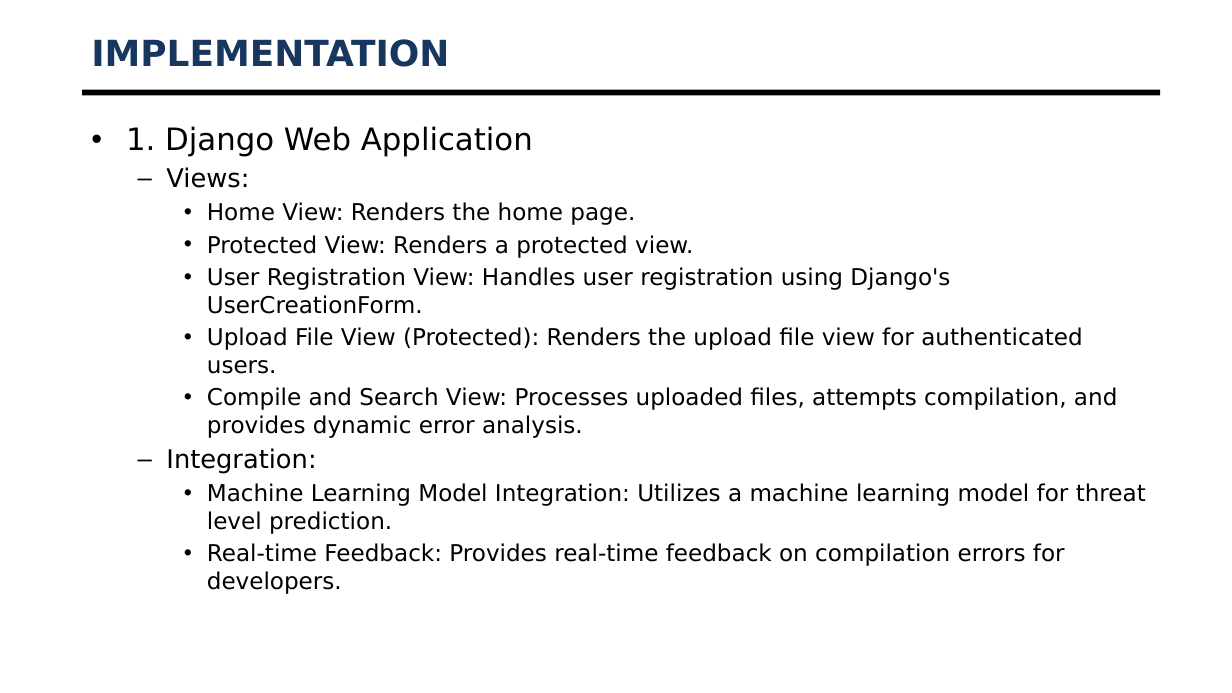
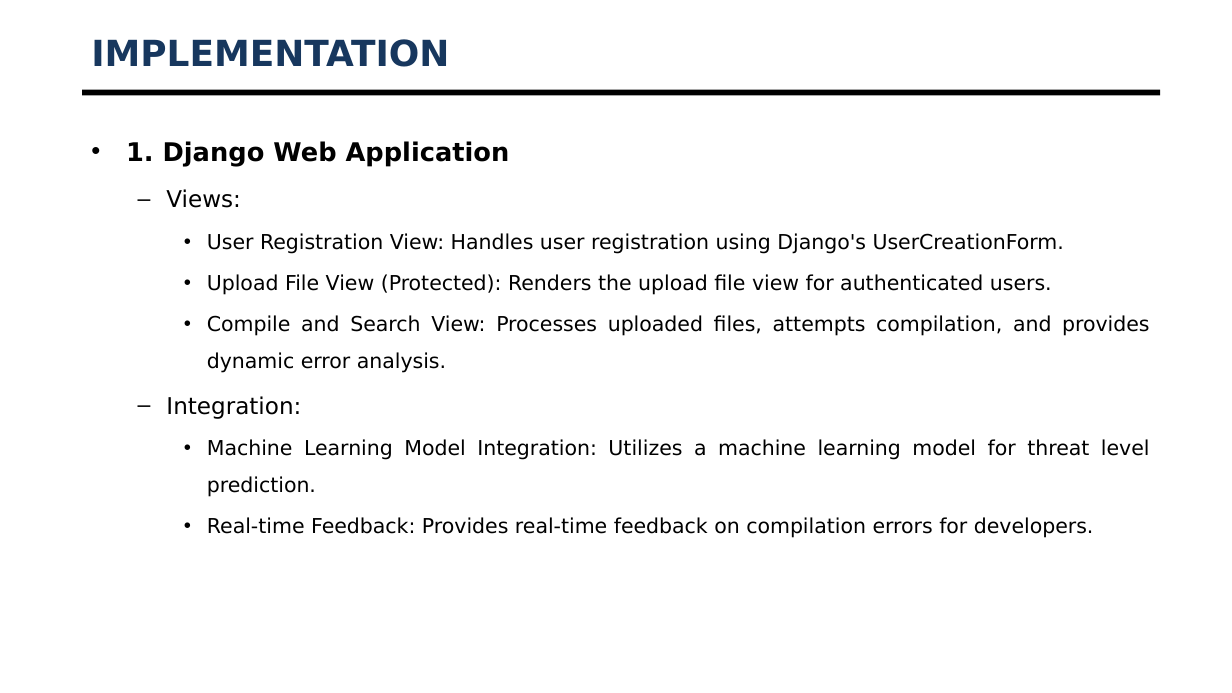
Before and after one commit to KiranspaceLDR/AI-Server-Log-Mangement-Software, a slide deck: slide 17 of Documentation/20201CEI0161_Final_Presentation.pptx (slide 18 before the commit). Drawn at 1232x693 pixels with LibreOffice and Linux fonts; fonts in the diff are those of the drawing; background and template pictures are left out. Boxes give left, top, right and bottom in pixels: in the first picture for what was removed or moved away, otherwise in the second. Text is boxed around its words. In the diff, an @@ line names an element or a change of style, - is before the commit and + after.

```diff
--- a/Documentation/20201CEI0161_Final_Presentation.pptx
+++ b/Documentation/20201CEI0161_Final_Presentation.pptx
@@ text "1. Django Web Application" at <box>126,141,1150,538</box>: size 24 to 20 pt, bold on in "1. Django Web Application"; size 20 to 18 pt in "Views:", "Integration:"; size 18 to 16 pt; alignment left to justified; line spacing 1 to 1.5 @@
@@ text at <box>207,202,693,258</box>: paragraphs removed @@
-    • Home View: Renders the home page.
-    • Protected View: Renders a protected view.
```
Also in this commit, not shown: 21 other slides changed, 4 slides removed, 4 other files.
